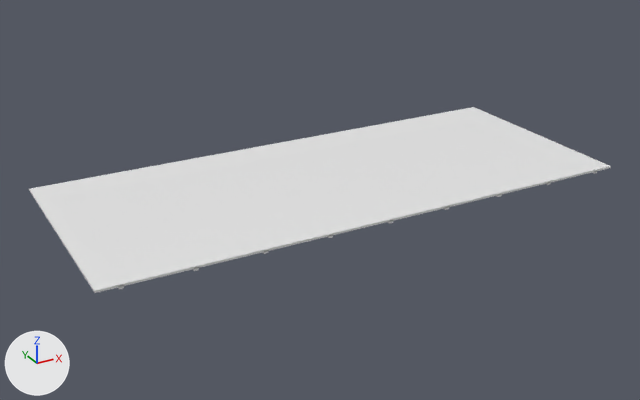
Renders of the Blender file src/tools/assets/architecture/parking-ceiling.blend from each side of a commit.
Rendered twice from a 50 mm camera at (-195.0, -346.0, 163.0) aimed at (-6.0, -1.0, -10.0). Arrows for +X, +Y and +Z are at lower left; the lights stay in place. The first picture is the older version.

Objects in the first picture: 'surface:concrete'.
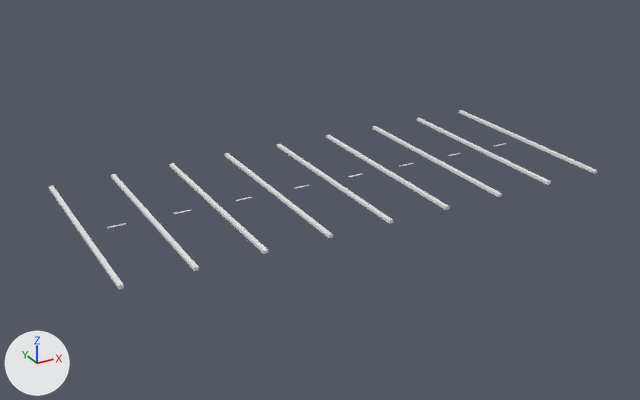
The change in detail:
me_surface_concrete is used by ob_surface_concrete; location (0.0, 0.0, 0.0).
me_surface_concrete had 360 vertices, 120 faces and spanned x -130.0..130.0, y -55.0..55.0, z -1.0..0.0.
me_surface_concrete now has 324 vertices, 108 faces and spans x -121.0..121.0, y -55.0..55.0, z -1.0..0.0.
me_surface_concrete part 1: 12 loose pieces with 36 vertices, spanning x -130.0..130.0, y -55.0..55.0, z 0.0, are deleted.

Boxes [x1, y1, x2, y2] around the edits, measured in the pictures (640 x 400 px):
'surface:concrete', reshaped
    before: [29, 107, 611, 293]
    after: [49, 110, 597, 289]
part 1 of me_surface_concrete, deleted
    before: [29, 107, 611, 293]
